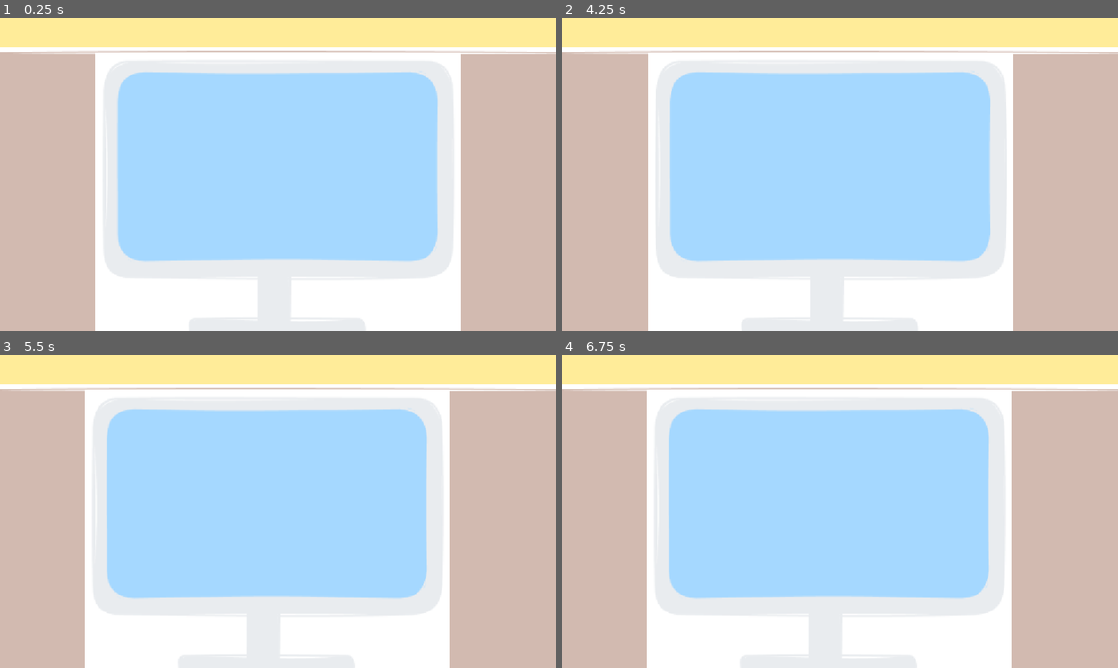
Above: before the commit, frames 1-4 (two rows, left to right).
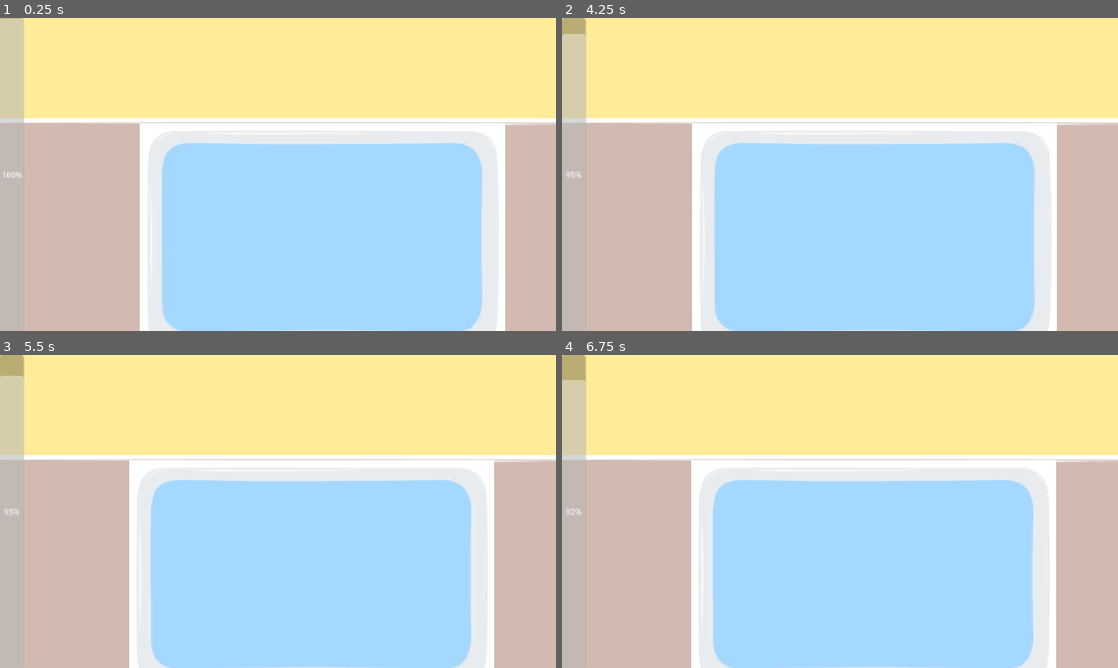
Above: after the commit, the same moments.

Repository: natleahh/gmtk-jam-2026
Game: Godot game, scene res://prototypes/ADHDHell/main.tscn
The game is run twice, just before and just after one commit, with the same random seed, the same clock (stepped at 60 frames per second) and the same inputs. The project has no main scene, so this scene is started directly.
Inputs (mouse positions are in pixels of both pictures, inside the frame that each line leads up to):
- Up to frame 1 (0.25 s): no input
- Up to frame 2 (4.25 s): tap Enter at 0.5, 2, 3.5 s; move the mouse to (962, 158) at 0.52 s; tap Space at 1.25, 2.75 s; move the mouse to (728, 190) at 1.27 s; move the mouse to (895, 105) at 2.02 s; move the mouse to (812, 237) at 2.77 s; move the mouse to (1006, 221) at 3.52 s
- Up to frame 3 (5.5 s): move the mouse to (111, 464) at 4.27 s; tap Space at 5 s; move the mouse to (305, 511) at 5.02 s
- Up to frame 4 (6.75 s): move the mouse to (756, 433) at 5.77 s; move the mouse to (962, 495) at 6.52 s

The runs differ from the first frame. In frame 1, 53% of the frame differs, in the area x 0-100%, y 0-100%; in frame 2, 53%; in frame 3, 53%; in frame 4, 53%.

Commit message:
feat: add dopamine system and hud that displays level and a fail state

Diff:
--- /dev/null
+++ b/prototypes/ADHDHell/dopamine_system.gd
@@ -0,0 +1,18 @@
+class_name Dopaminesystem extends Node
+
+@export_range(0, 1, 0.01) var dopamine_decay: float
+var level: float = 100
+
+signal level_updated
+signal level_depleted
+
+func update_level(change: float) -> void:
+	level += change
+	level_updated.emit()
+
+
+func _process(delta: float) -> void:
+	update_level(-dopamine_decay)
+
+	if level < 0:
+		level_depleted.emit()
--- /dev/null
+++ b/prototypes/ADHDHell/hud.gd
@@ -0,0 +1,14 @@
+class_name HUD extends CanvasLayer
+
+@export var dopamine_system: Dopaminesystem
+@export var progress_bar: ProgressBar
+@export var game_over_screen: ColorRect
+
+func _ready() -> void:
+	dopamine_system.level_updated.connect(_on_updated_dopamine)
+
+func _on_updated_dopamine():
+	progress_bar.value = dopamine_system.level
+
+func game_over():
+	game_over_screen.visible = true
--- /dev/null
+++ b/prototypes/ADHDHell/main.gd
@@ -0,0 +1,10 @@
+extends Node2D
+@export var dopamine_system: Dopaminesystem
+@export var hud: HUD
+
+func _ready() -> void:
+	dopamine_system.level_depleted.connect(game_over)
+
+func game_over():
+	process_mode = Node.PROCESS_MODE_DISABLED
+	hud.game_over()
--- a/prototypes/ADHDHell/main.tscn
+++ b/prototypes/ADHDHell/main.tscn
@@ -1,11 +1,17 @@
 [gd_scene format=3 uid="uid://g5aas5einac4"]
 
 [ext_resource type="Texture2D" uid="uid://dstsfqcn0ihh5" path="res://prototypes/ADHDHell/Pasted image 20260723145013.png" id="1_8cddi"]
+[ext_resource type="Script" uid="uid://bmjuryxsl23x2" path="res://prototypes/ADHDHell/main.gd" id="1_ndhnn"]
 [ext_resource type="Texture2D" uid="uid://wr2qryxmkjr8" path="res://prototypes/ADHDHell/Pasted image 20260723145249.png" id="2_0vcbb"]
 [ext_resource type="Texture2D" uid="uid://d4kwqosjhmwbe" path="res://prototypes/ADHDHell/Pasted image 20260723145336.png" id="3_cu5rw"]
 [ext_resource type="Script" uid="uid://g3q68s4lagrf" path="res://prototypes/ADHDHell/character_controller.gd" id="4_0vcbb"]
+[ext_resource type="Script" uid="uid://ciho8h0fymg6s" path="res://prototypes/ADHDHell/hud.gd" id="6_0l71j"]
+[ext_resource type="Script" uid="uid://bkvqfvaoa0che" path="res://prototypes/ADHDHell/dopamine_system.gd" id="6_tcltd"]
 
-[node name="Main" type="Node2D" unique_id=623799325]
+[node name="Main" type="Node2D" unique_id=623799325 node_paths=PackedStringArray("dopamine_system", "hud")]
+script = ExtResource("1_ndhnn")
+dopamine_system = NodePath("DopamineSystem")
+hud = NodePath("CharacterController/Camera2D/HUD")
 
 [node name="Backgrounds" type="Node2D" parent="." unique_id=150228484]
 
@@ -25,7 +31,7 @@
 texture = ExtResource("3_cu5rw")
 
 [node name="CharacterController" type="Node2D" parent="." unique_id=2007909422]
-position = Vector2(632, 405)
+position = Vector2(578, 319)
 script = ExtResource("4_0vcbb")
 metadata/_edit_group_ = true
 
@@ -37,3 +43,31 @@
 drag_top_margin = 0.5
 drag_right_margin = 0.5
 drag_bottom_margin = 0.5
+
+[node name="HUD" type="CanvasLayer" parent="CharacterController/Camera2D" unique_id=1036558482 node_paths=PackedStringArray("dopamine_system", "progress_bar", "game_over_screen")]
+follow_viewport_scale = 0.001
+script = ExtResource("6_0l71j")
+dopamine_system = NodePath("../../../DopamineSystem")
+progress_bar = NodePath("ProgressBar")
+game_over_screen = NodePath("GameOverScreen")
+
+[node name="ProgressBar" type="ProgressBar" parent="CharacterController/Camera2D/HUD" unique_id=616730029]
+anchors_preset = 9
+anchor_bottom = 1.0
+offset_right = 49.0
+grow_vertical = 2
+value = 100.0
+fill_mode = 3
+
+[node name="GameOverScreen" type="ColorRect" parent="CharacterController/Camera2D/HUD" unique_id=1143214843]
+visible = false
+anchors_preset = 15
+anchor_right = 1.0
+anchor_bottom = 1.0
+grow_horizontal = 2
+grow_vertical = 2
+color = Color(0.44705883, 0.09803922, 0.09019608, 0.52156866)
+
+[node name="DopamineSystem" type="Node" parent="." unique_id=2120414318]
+script = ExtResource("6_tcltd")
+dopamine_decay = 0.02
Not shown, added: prototypes/ADHDHell/dopamine_system.gd.uid
Not shown, added: prototypes/ADHDHell/hud.gd.uid
Not shown, added: prototypes/ADHDHell/main.gd.uid
